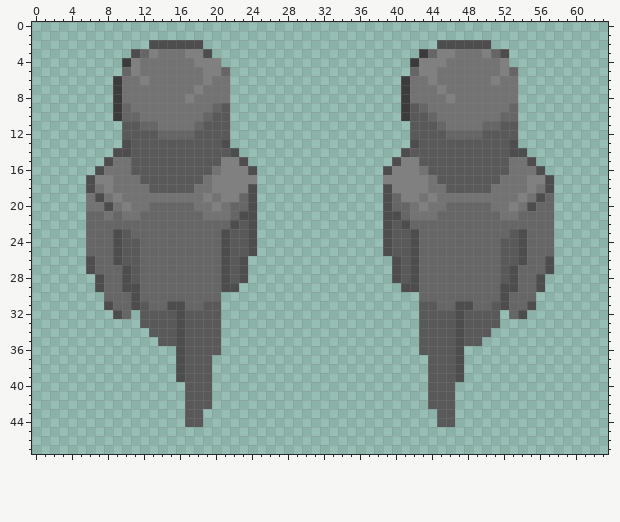
Pixel-art sprite: Game Arts/CharacterUpAnim_strip2.png. The picture above was drawn from the file before the commit.
The file is 64x48 pixels. Colours within 5 levels of each other are drawn and written as one.
Once edited:
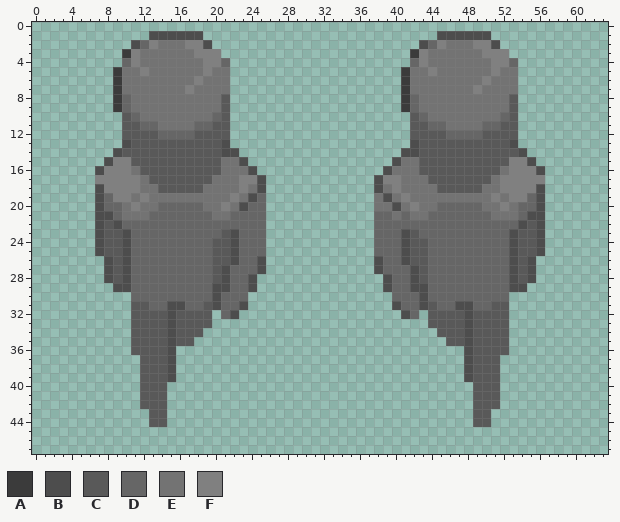
Palette (. is transparent): A #3b3b3b  B #4d4d4d  C #595959  D #666666  E #737373  F #808080
What changed:
Changed rows in their new state; - is an unchanged pixel.
first column x 6:
 1 -------BBBBBB--------------------------BBBBBB-------
 2 -----BDFEEEFFB-----------------------BDFEEEFFB------
 3 ----AFEE---E-FF---------------------AFEEE----FF-----
 4 ----D-------E--D--------------------D-EE-----F-D----
 5 ---AEEF-------EE-------------------AEE-------FEE----
 6 ------E-----FE------------------------E-----FE------
 7 -----------FE--------------------------E---F--------
 8 ----D------E---C--------------------D---E------C----
 9 --------------E---------------------DE---------C----
10 ---.C--------ED--------------------.-DE--------C----
11 -------------D------------------------D-------------
14 ----C----------B--------------------B----------C----
15 ---FF----------EE------------------EE----------FF---
16 --FFFE--------CEEE----------------EEEC--------EFFF--
17 .--FFFE------CEEE--B------------B--EEEC------EFFF--.
18 .B-FFF-E----C-EEE-EB------------BE-EEE-C----E-FFF-B.
19 .-D-F-F------E-E-E-D------------E-E-E-E------F-F-D-.
20 .BDDEF-E----D-EFEBDD------------EEBEFE-D----E-FEDDB.
21 .BB---E------D---DDD------------DDE---D------E---BB.
22 .BCB------------DDDD------------DDDD------------BCB.
23 .BCCB----------CBDDD------------DDDBC----------BCCB.
24 .BCCBD--------CCBDDD------------DDDBCC--------DBCCB.
25 .BCCBD--------CCBDDD------------DDDBCC--------DBCCB.
26 ..BCBD--------CCBDDB------------BDDBCC--------DBCB..
27 ..BC-D--------C-DDDB------------BDDD-C--------D-CB..
28 -.BC-D--------C-DDB--------------BDD-C--------D-CB.-
29 -..B-D--------B-DDB--------------BDD-B--------D-B..-
30 --...D--------BDDD----------------DDDB--------D...--
31 --...C--------BDDB----------------BDDB--------C...--
32 ---..C---BC---.DB------------------BD.---CB---C..---
33 -----C---BC---.----------------------.---CB---C-----
34 -----CC--BC--..----------------------..--CB--CC-----
35 -----CCC-BC-...----------------------...-CB-CCC-----
36 -----CCCCB.....----------------------.....BCCCC-----
37 ------CCCB....------------------------....BCCC------
38 ------CCCB....------------------------....BCCC------
39 ------CCCB....------------------------....BCCC------
40 ------CCC--...------------------------...--CCC------
41 ------CCC--...------------------------...--CCC------
42 ------CCC--...------------------------...--CCC------
43 -------CC--..--------------------------..--CC-------
44 -------CC--..--------------------------..--CC-------
Pixel boxes of the changes (left, top, right, bottom) in both pictures:
changed: (86, 31, 266, 427)
changed: (374, 31, 554, 427)
